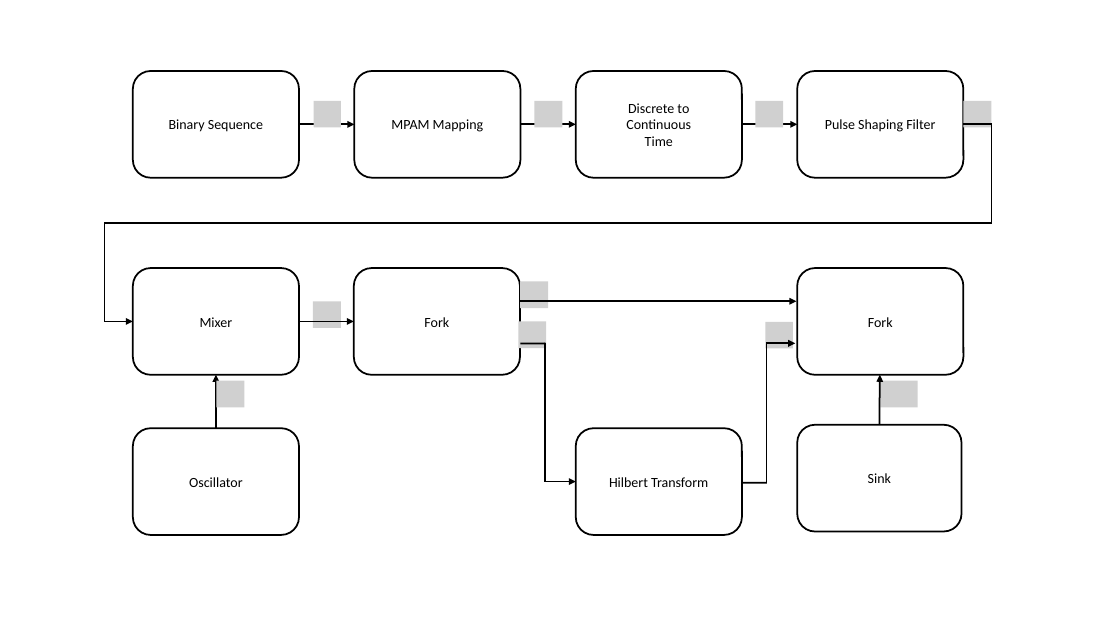
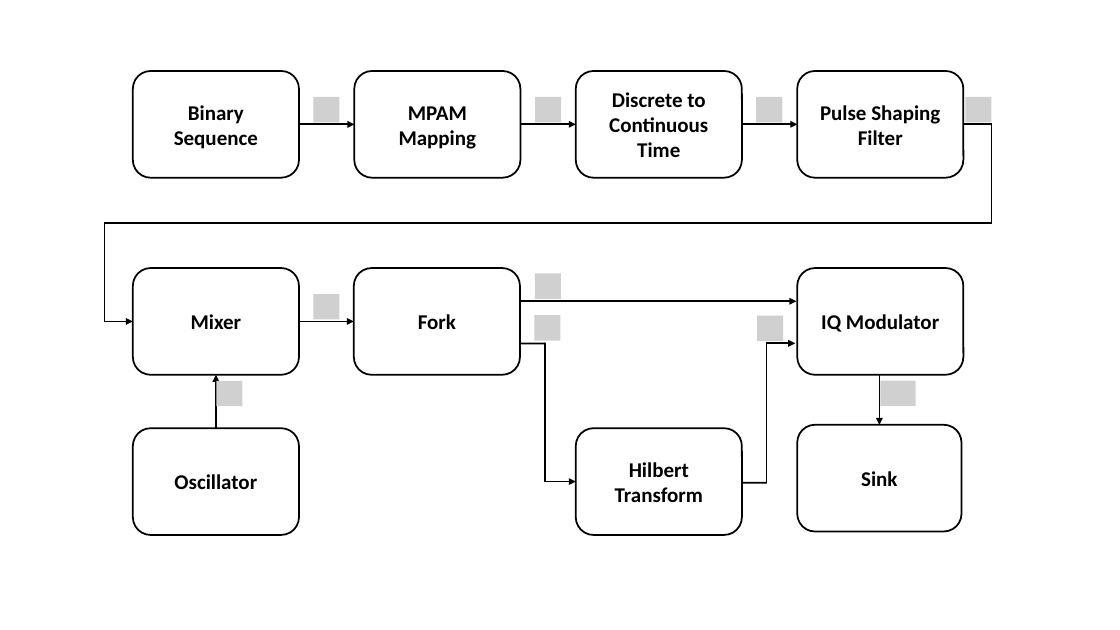
Before and after one commit to romilpatel/LinkPlanner, a slide deck: slide 1 of doc/tex/sdf/simplified_coherent_receiver/figures/Simulation_setup_Tx.pptx. Drawn at 1120x630 pixels with LibreOffice and Linux fonts; fonts in the diff are those of the drawing; grey boxes stand for pictures. Boxes give left, top, right and bottom in pixels: in the first picture for what was removed or moved away, otherwise in the second. Text is boxed around its words. In the diff, an @@ line names an element or a change of style, - is before the commit and + after.

```diff
--- a/doc/tex/sdf/simplified_coherent_receiver/figures/Simulation_setup_Tx.pptx
+++ b/doc/tex/sdf/simplified_coherent_receiver/figures/Simulation_setup_Tx.pptx
@@ 4 pictures: place and size @@
-4 pictures at [313, 101, 991, 128]
+4 pictures at [313, 97, 991, 122]
@@ picture: place and size @@
-picture at [313, 302, 341, 329]
+picture at [313, 294, 339, 319]
@@ picture removed at [520, 281, 548, 308] @@
@@ picture added at [535, 273, 561, 298] @@
@@ picture removed at [518, 322, 546, 349] @@
@@ picture added at [534, 315, 560, 340] @@
@@ picture: place and size @@
-picture at [765, 322, 793, 349]
+picture at [757, 316, 783, 341]
@@ text in rounded rectangle at [821, 314, 939, 332]: text changed; size 12 to 18 pt; bold on @@
-Fork
+IQ Modulator
@@ arrow moved from (880, 425) - (880, 375) to (880, 375) - (880, 425) @@
@@ size 12 to 18 pt, bold on in 9 elements at [576, 71, 742, 178], [797, 71, 964, 178], [133, 268, 299, 375], [133, 429, 299, 535], [355, 71, 521, 178], [133, 71, 299, 178], [354, 268, 520, 375], [797, 425, 962, 532], [576, 429, 742, 535] @@
```
Also in this commit, not shown: 2 other files.
